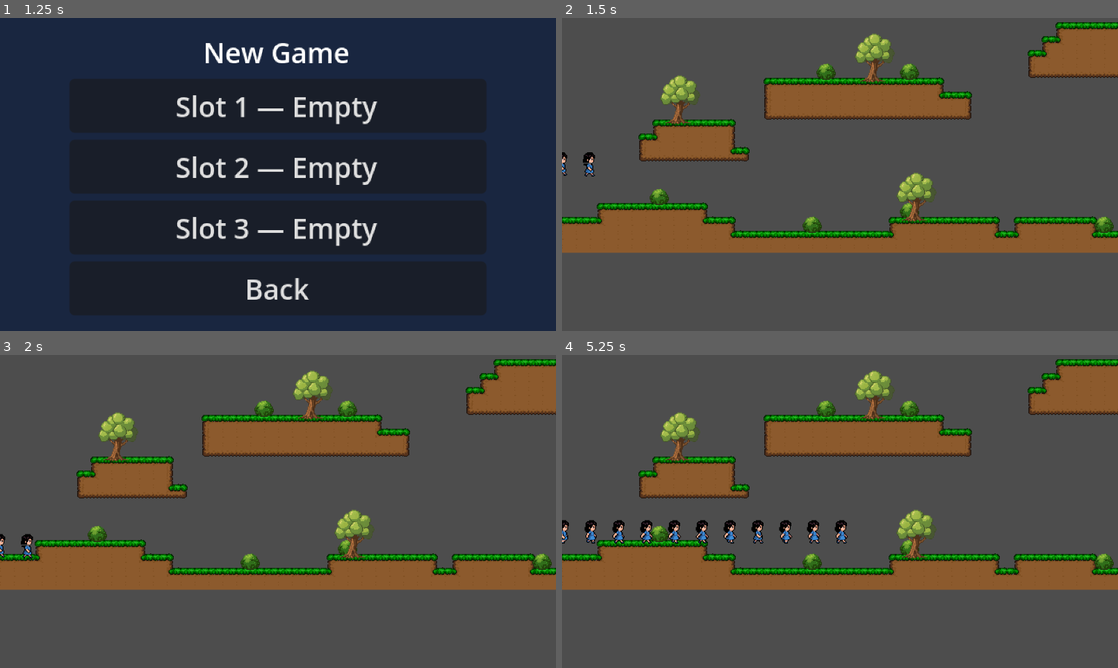
Above: before the commit, frames 1-4 (two rows, left to right).
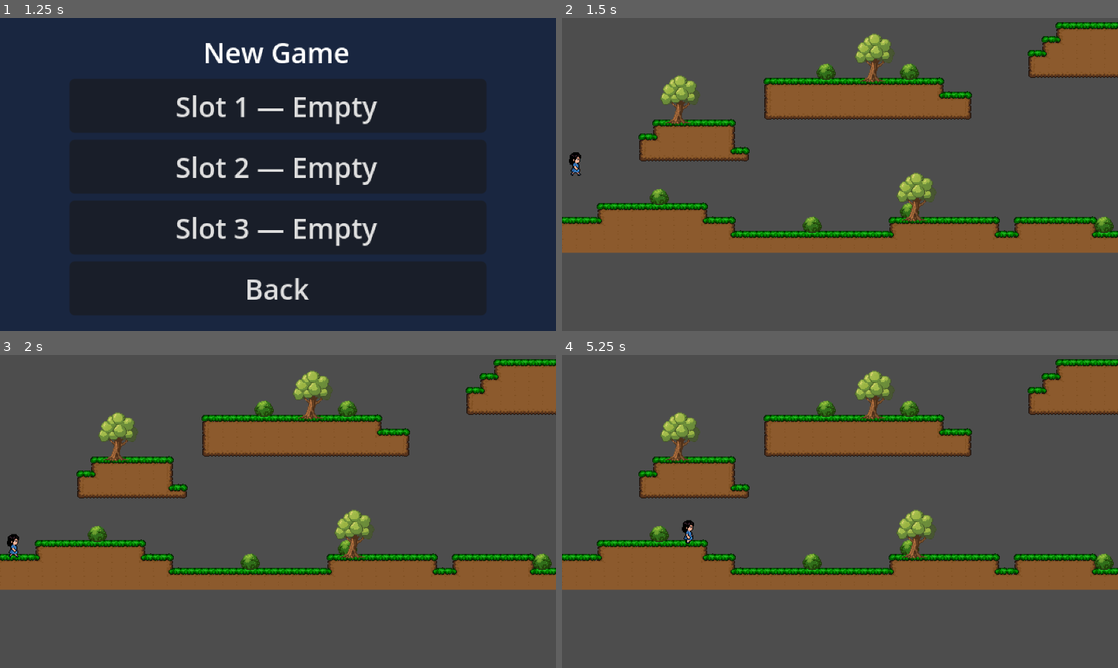
Above: after the commit, the same moments.

Repository: PsyburGai/ninis-adventure
Game: Godot game, scene res://source/scenes/levels/main_menu.tscn
Same seed, same stepped clock (60 frames per second), same inputs: the game is played once before the commit and once after it.
Inputs:
- Up to frame 1 (1.25 s): click "New Game" at 0.5 s
- Up to frame 2 (1.5 s): click "Slot 1 — Empty" at 1.25 s
- Up to frame 3 (2 s): no input
- Up to frame 4 (5.25 s): hold D (move_right) 2.03-3.53 s; tap Space (jump) at 2.27, 3.02, 4.52 s; hold A (move_left) 3.53-4.28 s; hold D (move_right) from 4.28 s (still down)

Frame 1 is identical in both runs. In frame 2, 0.3% of the frame differs, in the area x 0-6%, y 42-51%; in frame 3, 0.3%; in frame 4, 1.5%, in the area x 0-52%, y 52-61%.

Commit message:
Fix Nini animation - use AtlasTexture per frame to prevent full sheet display

Diff:
--- a/source/scenes/player/nini.tscn
+++ b/source/scenes/player/nini.tscn
@@ -4,16 +4,70 @@
 [ext_resource type="Texture2D" uid="uid://ccx6ysy65ey0r" path="res://nini/Nini-1.png" id="2_texture"]
 [ext_resource type="Texture2D" path="res://nini/nini_idle.png" id="3_idle"]
 
+[sub_resource type="AtlasTexture" id="AtlasTexture_idle_0"]
+atlas = ExtResource("3_idle")
+region = Rect2(0, 0, 32, 32)
+
+[sub_resource type="AtlasTexture" id="AtlasTexture_idle_1"]
+atlas = ExtResource("3_idle")
+region = Rect2(32, 0, 32, 32)
+
+[sub_resource type="AtlasTexture" id="AtlasTexture_walk_0"]
+atlas = ExtResource("2_texture")
+region = Rect2(0, 0, 32, 32)
+
+[sub_resource type="AtlasTexture" id="AtlasTexture_walk_1"]
+atlas = ExtResource("2_texture")
+region = Rect2(32, 0, 32, 32)
+
+[sub_resource type="AtlasTexture" id="AtlasTexture_walk_2"]
+atlas = ExtResource("2_texture")
+region = Rect2(64, 0, 32, 32)
+
+[sub_resource type="AtlasTexture" id="AtlasTexture_walk_3"]
+atlas = ExtResource("2_texture")
+region = Rect2(96, 0, 32, 32)
+
+[sub_resource type="AtlasTexture" id="AtlasTexture_walk_4"]
+atlas = ExtResource("2_texture")
+region = Rect2(128, 0, 32, 32)
+
+[sub_resource type="AtlasTexture" id="AtlasTexture_walk_5"]
+atlas = ExtResource("2_texture")
+region = Rect2(160, 0, 32, 32)
+
+[sub_resource type="AtlasTexture" id="AtlasTexture_walk_6"]
+atlas = ExtResource("2_texture")
+region = Rect2(192, 0, 32, 32)
+
+[sub_resource type="AtlasTexture" id="AtlasTexture_walk_7"]
+atlas = ExtResource("2_texture")
+region = Rect2(224, 0, 32, 32)
+
+[sub_resource type="AtlasTexture" id="AtlasTexture_walk_8"]
+atlas = ExtResource("2_texture")
+region = Rect2(256, 0, 32, 32)
+
+[sub_resource type="AtlasTexture" id="AtlasTexture_walk_9"]
+atlas = ExtResource("2_texture")
+region = Rect2(288, 0, 32, 32)
+
+[sub_resource type="AtlasTexture" id="AtlasTexture_walk_10"]
+atlas = ExtResource("2_texture")
+region = Rect2(320, 0, 32, 32)
+
+[sub_resource type="AtlasTexture" id="AtlasTexture_walk_11"]
+atlas = ExtResource("2_texture")
+region = Rect2(352, 0, 32, 32)
+
 [sub_resource type="SpriteFrames" id="SpriteFrames_nini"]
 animations = [{
 "frames": [{
 "duration": 1.0,
-"texture": ExtResource("3_idle"),
-"texture_region": Rect2(0, 0, 32, 32)
+"texture": SubResource("AtlasTexture_idle_0")
 }, {
 "duration": 1.0,
-"texture": ExtResource("3_idle"),
-"texture_region": Rect2(32, 0, 32, 32)
+"texture": SubResource("AtlasTexture_idle_1")
 }],
 "loop": true,
 "name": &"idle",
@@ -21,52 +75,40 @@
 }, {
 "frames": [{
 "duration": 1.0,
-"texture": ExtResource("2_texture"),
-"texture_region": Rect2(0, 0, 32, 32)
+"texture": SubResource("AtlasTexture_walk_0")
 }, {
 "duration": 1.0,
-"texture": ExtResource("2_texture"),
-"texture_region": Rect2(32, 0, 32, 32)
+"texture": SubResource("AtlasTexture_walk_1")
 }, {
 "duration": 1.0,
-"texture": ExtResource("2_texture"),
-"texture_region": Rect2(64, 0, 32, 32)
+"texture": SubResource("AtlasTexture_walk_2")
 }, {
 "duration": 1.0,
-"texture": ExtResource("2_texture"),
-"texture_region": Rect2(96, 0, 32, 32)
+"texture": SubResource("AtlasTexture_walk_3")
 }, {
 "duration": 1.0,
-"texture": ExtResource("2_texture"),
-"texture_region": Rect2(128, 0, 32, 32)
+"texture": SubResource("AtlasTexture_walk_4")
 }, {
 "duration": 1.0,
-"texture": ExtResource("2_texture"),
-"texture_region": Rect2(160, 0, 32, 32)
+"texture": SubResource("AtlasTexture_walk_5")
 }, {
 "duration": 1.0,
-"texture": ExtResource("2_texture"),
-"texture_region": Rect2(192, 0, 32, 32)
+"texture": SubResource("AtlasTexture_walk_6")
 }, {
 "duration": 1.0,
-"texture": ExtResource("2_texture"),
-"texture_region": Rect2(224, 0, 32, 32)
+"texture": SubResource("AtlasTexture_walk_7")
 }, {
 "duration": 1.0,
-"texture": ExtResource("2_texture"),
-"texture_region": Rect2(256, 0, 32, 32)
+"texture": SubResource("AtlasTexture_walk_8")
 }, {
 "duration": 1.0,
-"texture": ExtResource("2_texture"),
-"texture_region": Rect2(288, 0, 32, 32)
+"texture": SubResource("AtlasTexture_walk_9")
 }, {
 "duration": 1.0,
-"texture": ExtResource("2_texture"),
-"texture_region": Rect2(320, 0, 32, 32)
+"texture": SubResource("AtlasTexture_walk_10")
 }, {
 "duration": 1.0,
-"texture": ExtResource("2_texture"),
-"texture_region": Rect2(352, 0, 32, 32)
+"texture": SubResource("AtlasTexture_walk_11")
 }],
 "loop": true,
 "name": &"walk",
